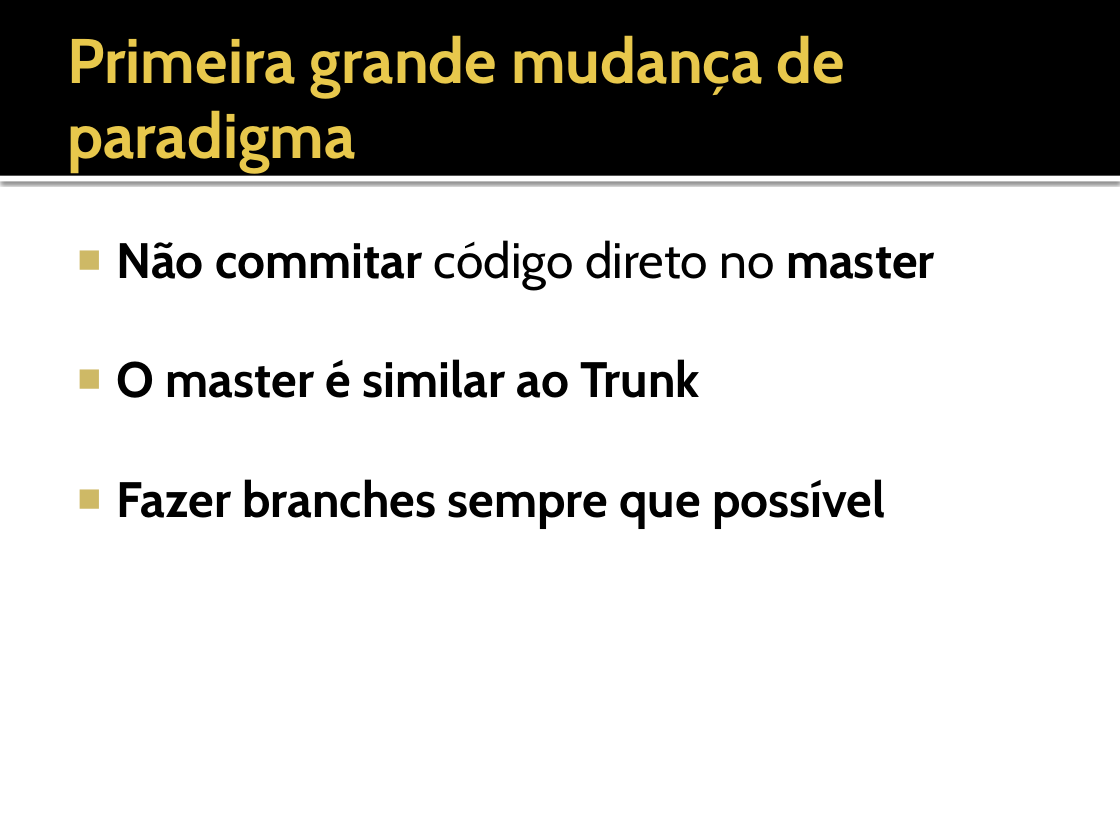
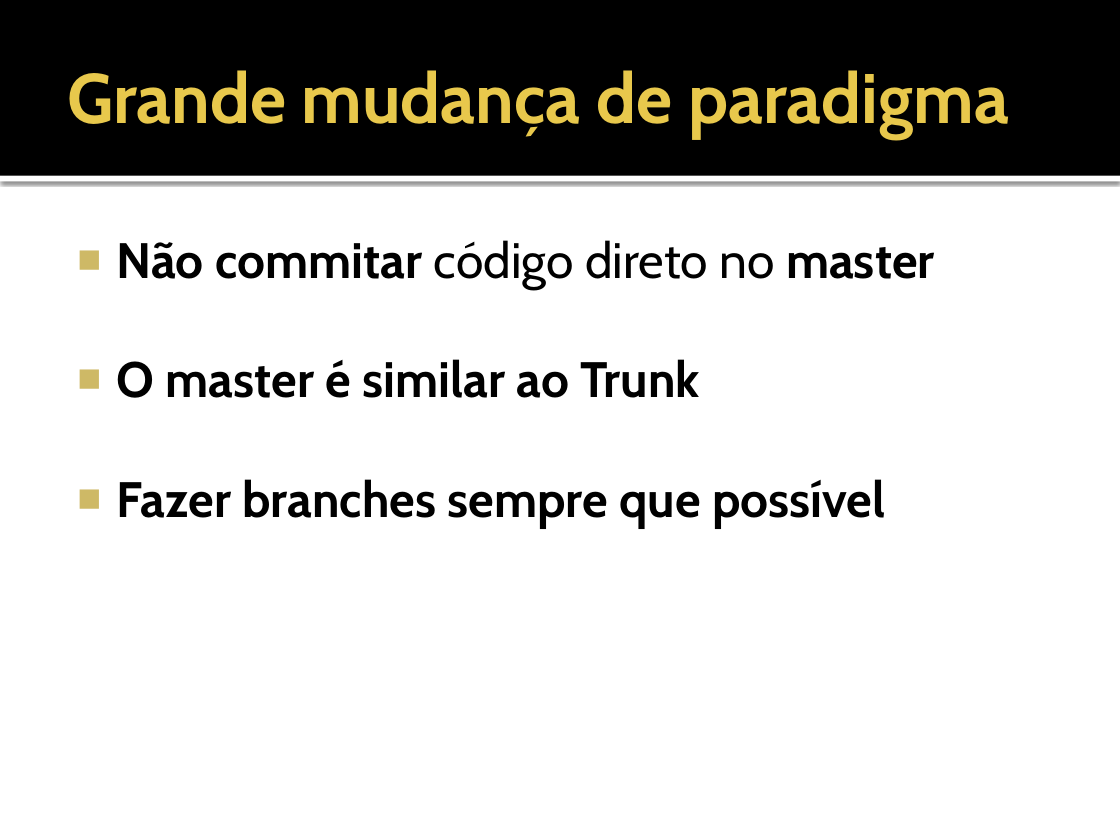
Before and after one commit to marcopollivier/presentation.git-motivos-para-mudar, a slide deck: slide 9 of Apresentação Git.pptx. Drawn at 1120x840 pixels with LibreOffice and Linux fonts; fonts in the diff are those of the drawing. Boxes give left, top, right and bottom in pixels: in the first picture for what was removed or moved away, otherwise in the second. Text is boxed around its words. In the diff, an @@ line names an element or a change of style, - is before the commit and + after.

```diff
--- a/Apresentação Git.pptx
+++ b/Apresentação Git.pptx
@@ title at [67, 70, 1009, 139]: text changed; size 40.5 to 45 pt @@
-Primeira grande mudança de paradigma
+Grande mudança de paradigma
```
Also in this commit, not shown: 3 slides added.
